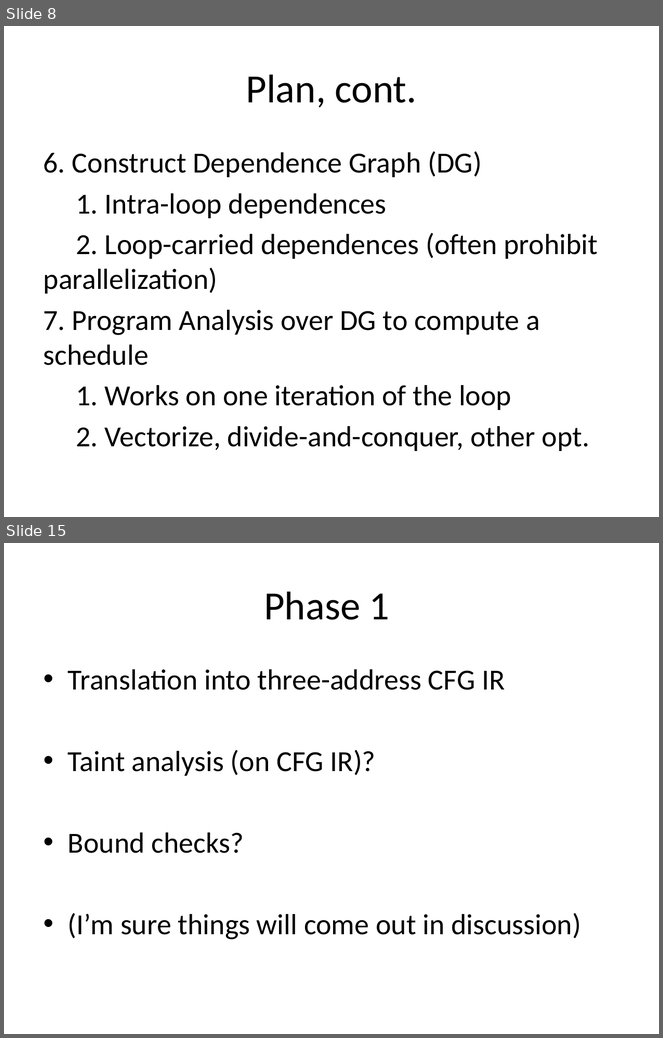
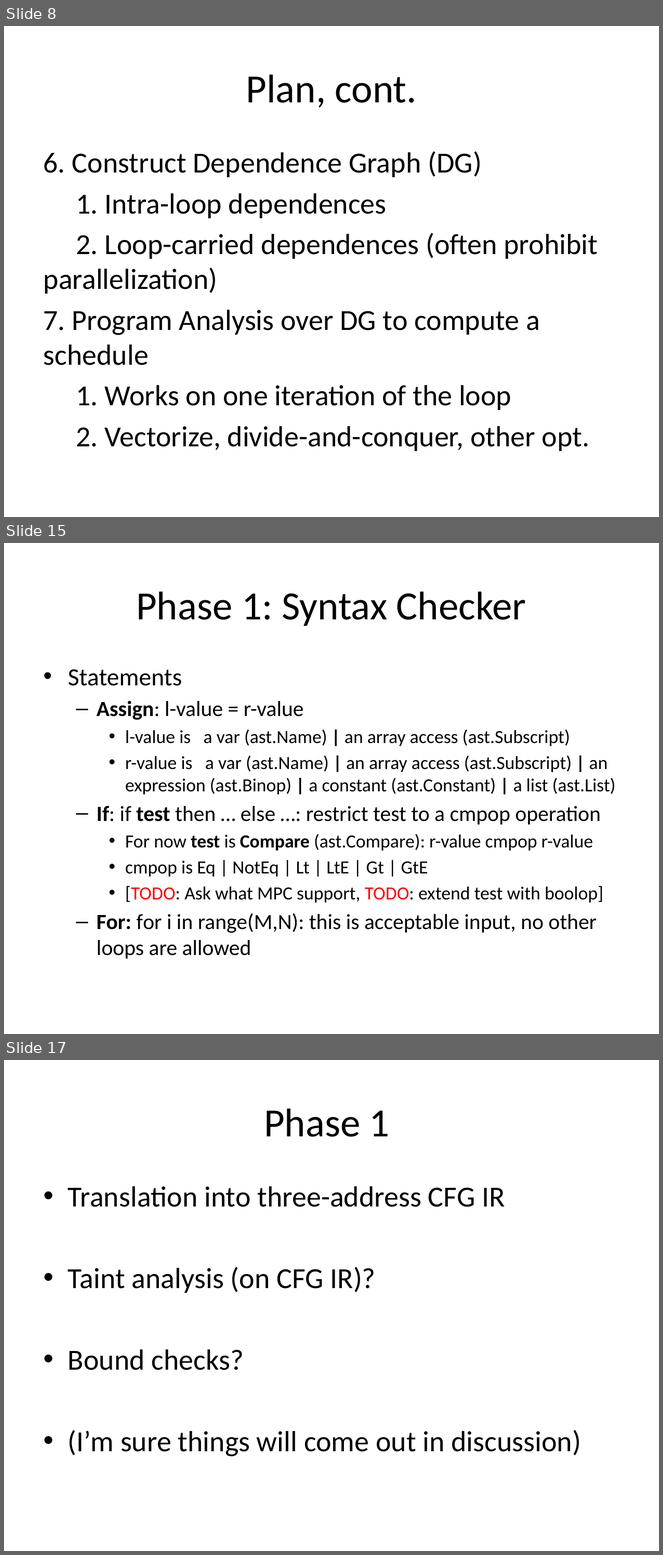
Before and after one commit to milana2/ParallelizationForMPC, a slide deck: MPC_Compiler_Misc_Notes.pptx. Shown one above the other, each under a label of ours: slides 8 and 15 before the commit, slides 8, 15 and 17 after it; the slides between them are not shown. The pictures are 663x1038 and 663x1555 pixels, drawn with LibreOffice and Linux fonts; fonts in the diff are those of the drawing. Boxes give left, top, right and bottom in pixels: in the first picture for what was removed or moved away, otherwise in the second. Text is boxed around its words. In the diff, an @@ line names an element or a change of style, - is before the commit and + after.

Commit message:
Updated Phase 1: Syntax Checker grammar

```diff
--- a/MPC_Compiler_Misc_Notes.pptx
+++ b/MPC_Compiler_Misc_Notes.pptx
@@ slide 15 added at box(4, 543, 659, 1034), background #FFFFFF @@
@@ title added at box(136, 591, 527, 626), 44 pt, text #000000 @@
+Phase 1: Syntax Checker
@@ text added at box(68, 669, 616, 959), 20.4 pt, text #000000 @@
+• Statements
+  – Assign: l-value = r-value
+    • l-value is a var (ast.Name) | an array access (ast.Subscript)
+    • r-value is a var (ast.Name) | an array access (ast.Subscript) | an expression (ast.Binop) | a constant (ast.Constant) | a list (ast.List)
+  – If: if test then … else …: restrict test to a cmpop operation
+    • For now test is Compare (ast.Compare): r-value cmpop r-value
+    • cmpop is Eq | NotEq | Lt | LtE | Gt | GtE
+    • [TODO: Ask what MPC support, TODO: extend test with boolop]
+  – For: for i in range(M,N): this is acceptable input, no other loops are allowed
@@ what was slide 15 is now slide 17 @@
```
Also in this commit, not shown: 5 slides changed, 2 other slides added, 1 slide removed.
